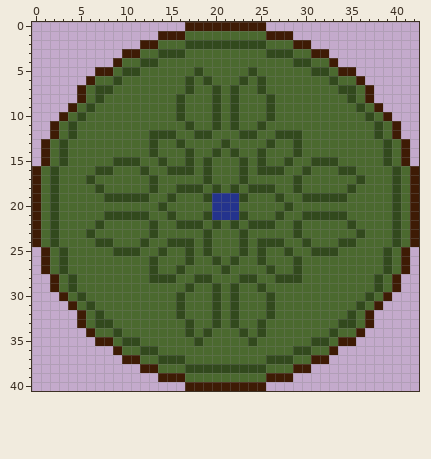
Pixel-art file -- Art Assets/Aseprite Files/carpet.aseprite. The first picture shows the starting point.
43x41 pixels, 1 frame.
Now the later version:
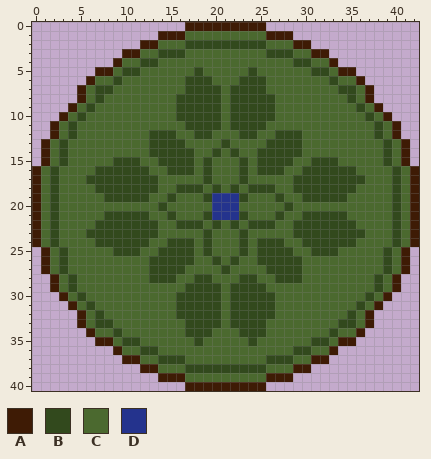
Palette (. is transparent): A #3e1b05  B #32491d  C #4b692f  D #24338d
From old to new:
@@ x 0..42 @@
  5 .......AACBBCCCCCCBCCCCCBCCCCCCBBCAA.......
- 6 ......ACCBCCCCCCCBCBCCCBCBCCCCCCCBCCA......
- 7 .....ACBBCCCCCCCCBCCBCBCCBCCCCCCCCBBCA.....
- 8 .....ACBCCCCCCCCBCCCBCBCCCBCCCCCCCCBCA.....
- 9 ....ACBCCCCCCCCCBCCCBCBCCCBCCCCCCCCCBCA....
-10 ...ACBCCCCCCCCCCBCCCBCBCCCBCCCCCCCCCCBCA...
-11 ..ACBCCCCCCCCCCCCBCCBCBCCBCCCCCCCCCCCCBCA..
+ 6 ......ACCBCCCCCCCBBBCCCBBBCCCCCCCBCCA......
+ 7 .....ACBBCCCCCCCCBBBBCBBBBCCCCCCCCBBCA.....
+ 8 .....ACBCCCCCCCCBBBBBCBBBBBCCCCCCCCBCA.....
+ 9 ....ACBCCCCCCCCCBBBBBCBBBBBCCCCCCCCCBCA....
+10 ...ACBCCCCCCCCCCBBBBBCBBBBBCCCCCCCCCCBCA...
+11 ..ACBCCCCCCCCCCCCBBBBCBBBBCCCCCCCCCCCCBCA..
 12 ..ACBCCCCCCCCBBBCCBBCCCBBCCBBBCCCCCCCCBCA..
-13 .ACBCCCCCCCCCBCCBCCCCBCCCCBCCBCCCCCCCCCBCA.
-14 .ACBCCCCCCCCCBCCCBCCBCBCCBCCCBCCCCCCCCCBCA.
-15 .ACBCCCCCBBBCCBCCBCBCCCBCBCCBCCBBBCCCCCBCA.
-16 ACBCCCCBBCCCBCCBBBCBCCCBCBBBCCBCCCBBCCCCBCA
-17 ACBCCCBCCCCCCBCCCCCBCCCBCCCCCBCCCCCCBCCCBCA
-18 ACBCCCCBCCCCCBCCBBBCBCBCBBBCCBCCCCCBCCCCBCA
+13 .ACBCCCCCCCCCBBBBCCCCBCCCCBBBBCCCCCCCCCBCA.
+14 .ACBCCCCCCCCCBBBBBCCBCBCCBBBBBCCCCCCCCCBCA.
+15 .ACBCCCCCBBBCCBBBBCBCCCBCBBBBCCBBBCCCCCBCA.
+16 ACBCCCCBBBBBBCCBBBCBCCCBCBBBCCBBBBBBCCCCBCA
+17 ACBCCCBBBBBBBBCCCCCBCCCBCCCCCBBBBBBBBCCCBCA
+18 ACBCCCCBBBBBBBCCBBBCBCBCBBBCCBBBBBBBCCCCBCA
 19 ACBCCCCCBBBBBCCBCCCBDDDBCCCBCCBBBBBCCCCCBCA
@@ x 0..42 @@
 21 ACBCCCCCBBBBBCCBCCCBDDDBCCCBCCBBBBBCCCCCBCA
-22 ACBCCCCBCCCCCBCCBBBCBCBCBBBCCBCCCCCBCCCCBCA
-23 ACBCCCBCCCCCCBCCCCCBCCCBCCCCCBCCCCCCBCCCBCA
-24 ACBCCCCBBCCCBCCBBBCBCCCBCBBBCCBCCCBBCCCCBCA
-25 .ACBCCCCCBBBCCBCCBCBCCCBCBCCBCCBBBCCCCCBCA.
-26 .ACBCCCCCCCCCBCCCBCCBCBCCBCCCBCCCCCCCCCBCA.
-27 .ACBCCCCCCCCCBCCBCCCCBCCCCBCCBCCCCCCCCCBCA.
+22 ACBCCCCBBBBBBBCCBBBCBCBCBBBCCBBBBBBBCCCCBCA
+23 ACBCCCBBBBBBBBCCCCCBCCCBCCCCCBBBBBBBBCCCBCA
+24 ACBCCCCBBBBBBCCBBBCBCCCBCBBBCCBBBBBBCCCCBCA
+25 .ACBCCCCCBBBCCBBBBCBCCCBCBBBBCCBBBCCCCCBCA.
+26 .ACBCCCCCCCCCBBBBBCCBCBCCBBBBBCCCCCCCCCBCA.
+27 .ACBCCCCCCCCCBBBBCCCCBCCCCBBBBCCCCCCCCCBCA.
 28 ..ACBCCCCCCCCBBBCCBBCCCBBCCBBBCCCCCCCCBCA..
-29 ..ACBCCCCCCCCCCCCBCCBCBCCBCCCCCCCCCCCCBCA..
-30 ...ACBCCCCCCCCCCBCCCBCBCCCBCCCCCCCCCCBCA...
-31 ....ACBCCCCCCCCCBCCCBCBCCCBCCCCCCCCCBCA....
-32 .....ACBCCCCCCCCBCCCBCBCCCBCCCCCCCCBCA.....
-33 .....ACBBCCCCCCCCBCCBCBCCBCCCCCCCCBBCA.....
-34 ......ACCBCCCCCCCBCBCCCBCBCCCCCCCBCCA......
+29 ..ACBCCCCCCCCCCCCBBBBCBBBBCCCCCCCCCCCCBCA..
+30 ...ACBCCCCCCCCCCBBBBBCBBBBBCCCCCCCCCCBCA...
+31 ....ACBCCCCCCCCCBBBBBCBBBBBCCCCCCCCCBCA....
+32 .....ACBCCCCCCCCBBBBBCBBBBBCCCCCCCCBCA.....
+33 .....ACBBCCCCCCCCBBBBCBBBBCCCCCCCCBBCA.....
+34 ......ACCBCCCCCCCBBBCCCBBBCCCCCCCBCCA......
 35 .......AACBBCCCCCCBCCCCCBCCCCCCBBCAA.......
